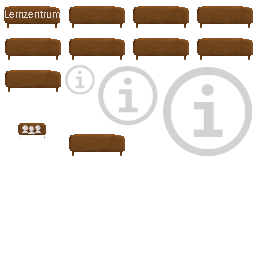
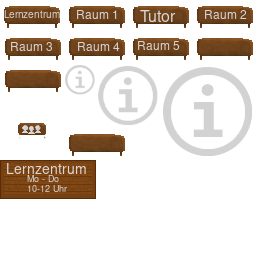
Layered file, before and after one edit (w=256, h=256). Changes by layer:
added layer "Tutor" above "Raum 5" over left=140, top=10, right=176, bottom=23
added layer "Raum 5" above "Grid" over left=138, top=41, right=180, bottom=50
added layer "Mo - Do ..." above "Lernzentrum #1" over left=27, top=175, right=67, bottom=192
added layer "Lernzentrum #1" above "..." over left=7, top=163, right=86, bottom=175
added layer "Schild" above "Raum4" over left=0, top=160, right=96, bottom=199
added layer "Raum4" above "Raum 3" over left=78, top=42, right=120, bottom=51
added layer "Raum 3" above "Raum 2" over left=11, top=42, right=53, bottom=51
added layer "Raum 2" above "Raum 1" over left=205, top=10, right=247, bottom=19
added layer "Raum 1" above "Lernzentrum" over left=77, top=10, right=117, bottom=19
painted on "Lernzentrum" over left=4, top=10, right=60, bottom=18
